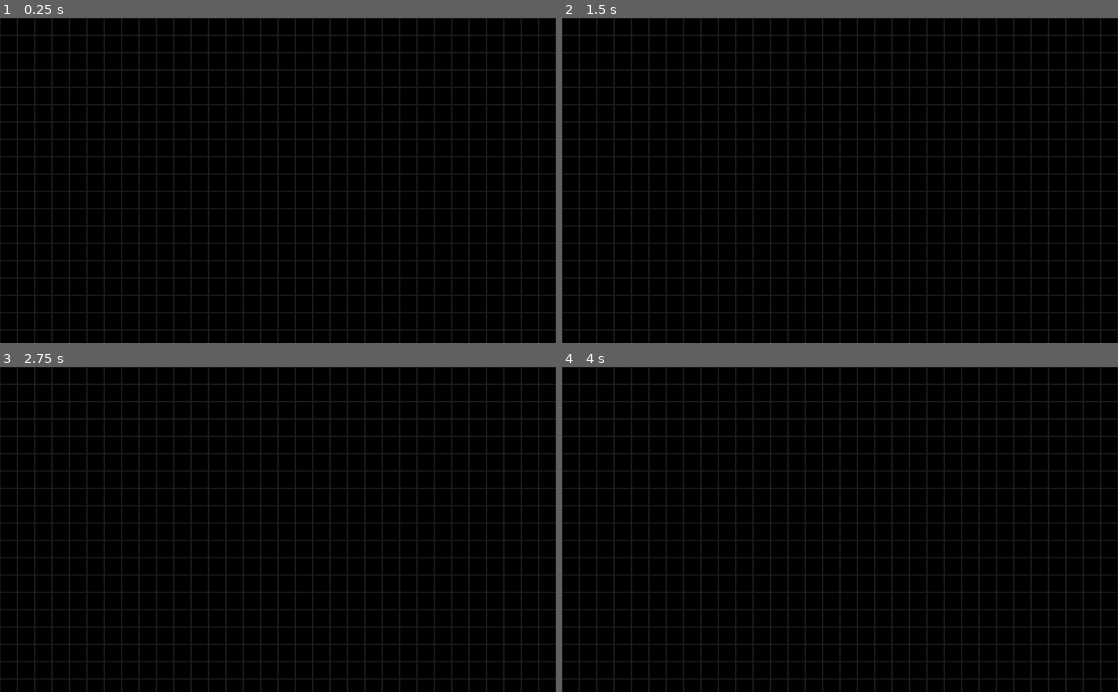
Above: before the commit, frames 1-4 (two rows, left to right).
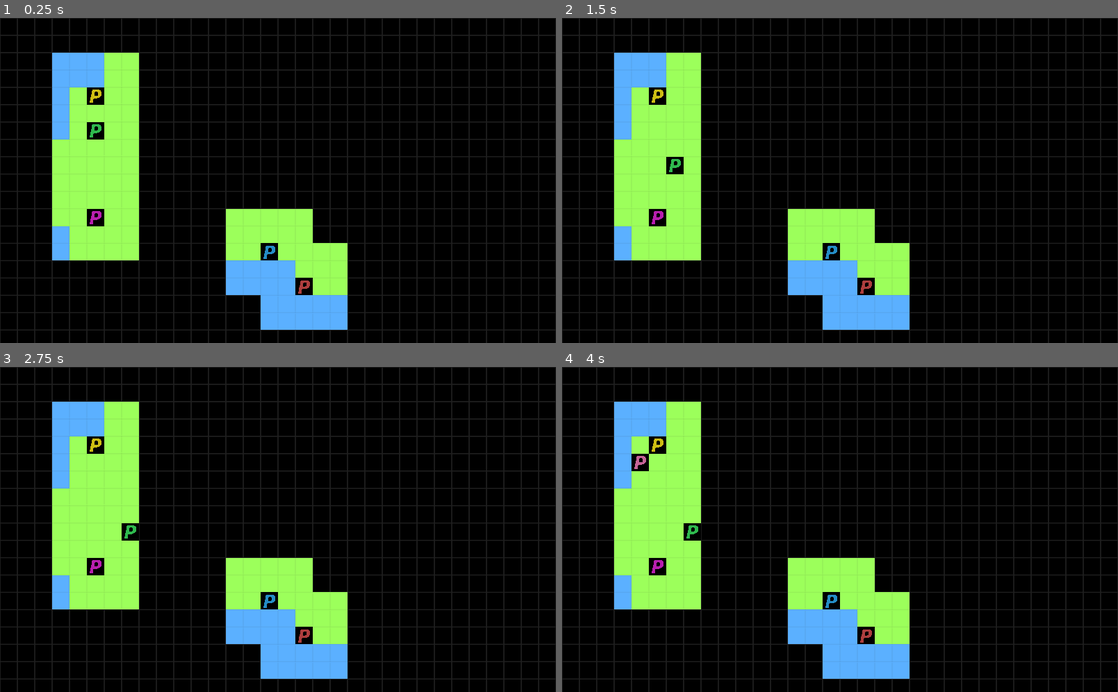
Above: after the commit, the same moments.

Repository: AngelPhenix/GodotProjects
Game: Godot game, scene res://Stages/World.tscn
Two runs of this game, one before a commit and one after it. Both use one fixed random seed, a clock stepped at 60 frames per second and the inputs below.
Inputs:
- Up to frame 1 (0.25 s): no input
- Up to frame 2 (1.5 s): hold Keypad 3 (down-right) 0.53-1.28 s; tap Keypad 8 (top) at 0.6, 1.35 s; hold Keypad 2 (down) from 1.28 s (still down)
- Up to frame 3 (2.75 s): release Keypad 2 (down) at 2.03 s; hold Keypad 3 (down-right) from 2.03 s (still down); tap Keypad 8 (top) at 2.1 s
- Up to frame 4 (4 s): tap Enter at 2.75 s; tap Keypad 8 (top) at 2.85, 3.6 s; tap Space at 3.5 s; release Keypad 3 (down-right) at 3.53 s; hold Keypad 1 (down-left) from 3.53 s (still down)

The runs differ from the first frame. In frame 1, 16% of the frame differs, in the area x 9-63%, y 10-96%; in frame 2, 16%; in frame 3, 16%; in frame 4, 16%.

Commit message:
Clearing FOW when players start their first turn

Diff:
--- a/Civilization 1 Prototype Test/Scripts/Player.gd
+++ b/Civilization 1 Prototype Test/Scripts/Player.gd
@@ -2,7 +2,7 @@
 class_name Unit
 
 onready var map: TileMap = get_tree().get_root().get_node("/root/World/Map")
-onready var fow: TileMap = get_tree().get_root().get_node('/root/World/FOW')
+onready var fow_map: TileMap = get_tree().get_root().get_node('/root/World/FOW')
 
 # MOVING VARIABLES
 var movement: Vector2
@@ -13,6 +13,7 @@
 # GAME VARIABLES
 var attack: int = 1
 var defense: int = 1
+var vision_radius: int = 2
 var total_movements: int = 3
 var is_selected: bool = false
 var turn_id: int
@@ -32,6 +33,7 @@
 	connect("change_unit", get_tree().get_root().get_node("/root/World"), "get_next_unit", [get_parent().get_parent()])
 	tile_size = ($sprite as Sprite).texture.get_width() * ($sprite as Sprite).scale.x
 	movements_left = total_movements
+	clear_fog_at(global_position)
 	state_loop()
 
 # Stops the inputs if the unit didn't finish its movement.
@@ -89,6 +91,12 @@
 	if !ground_cells.has(player_pos + direction):
 		movement = Vector2()
 
+func clear_fog_at(unit_position: Vector2) -> void:
+	var unit_tile_position = unit_position / tile_size
+	for x in range(unit_tile_position.x - vision_radius, unit_tile_position.x + (vision_radius+1)):
+		for y in range(unit_tile_position.y - vision_radius, unit_tile_position.y + (vision_radius+1)):
+			fow_map.set_cell(x, y, -1)
+
 # Unit moving, stop flickering animation and inputs.
 func _on_tween_tween_started(object: Object, key: NodePath) -> void:
 	($sprite as Sprite).visible = true
